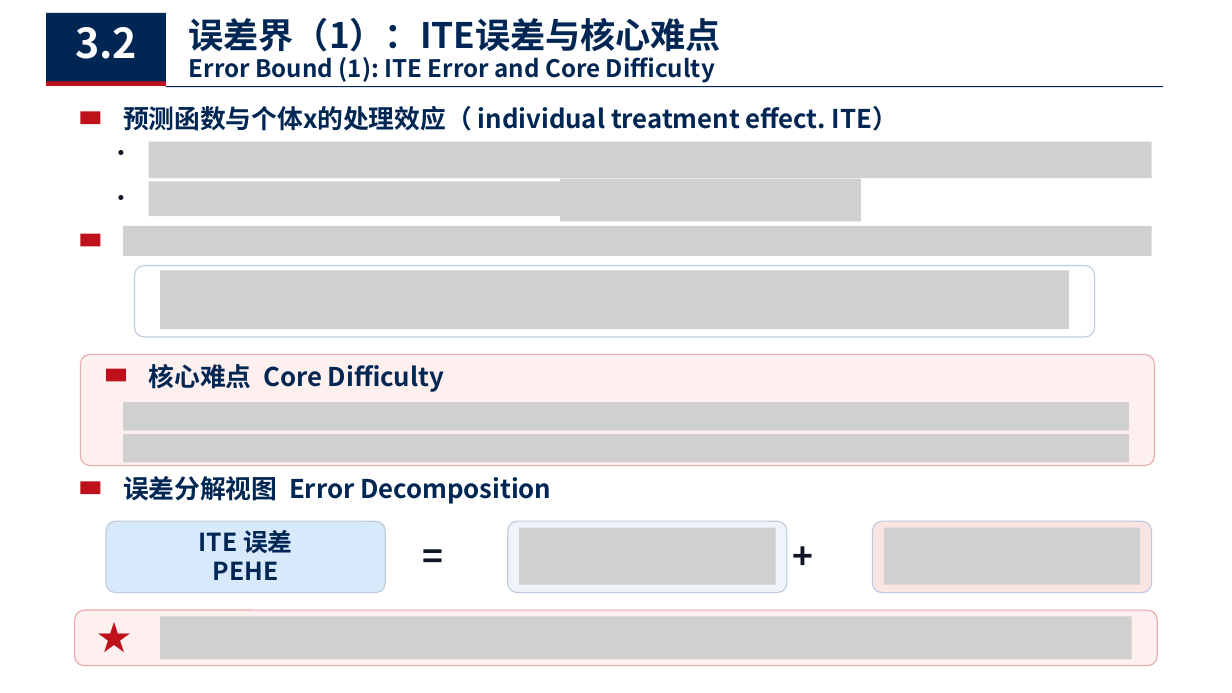
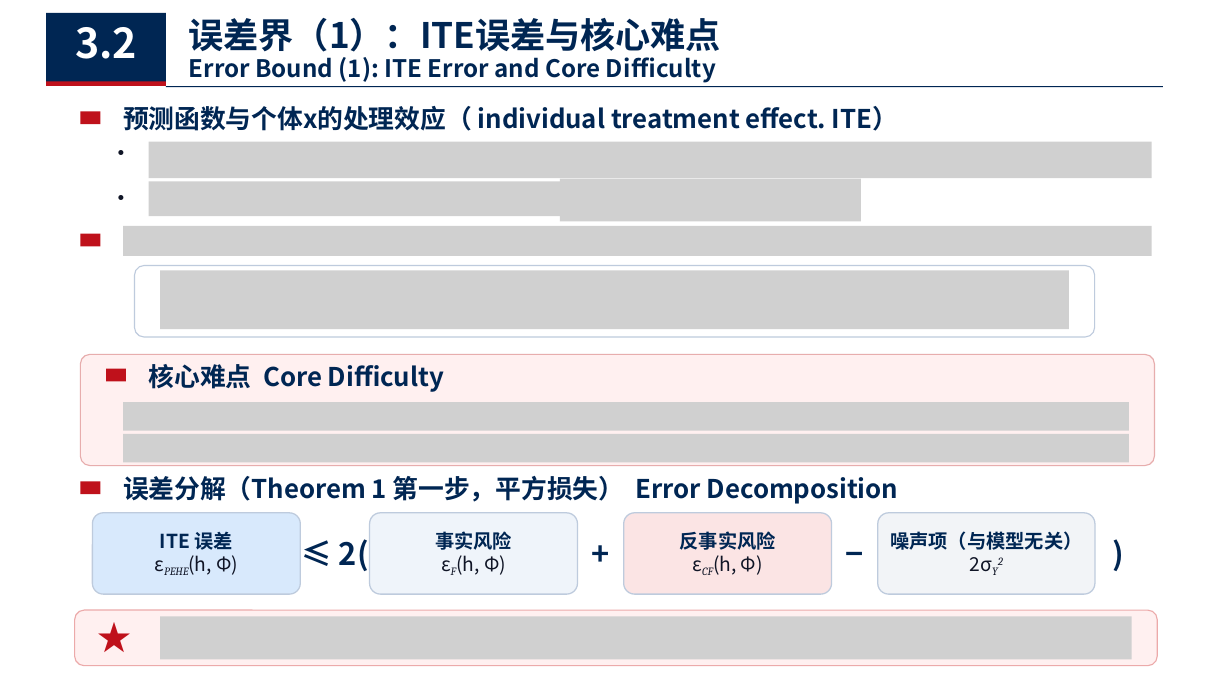
Before and after one commit to chanearly2002/Stastical_Computing, a slide deck: slide 14 of 个体处理效应估计.pptx (slide 10 before the commit). Drawn at 1232x693 pixels with LibreOffice and Linux fonts; fonts in the diff are those of the drawing; grey boxes stand for pictures. Boxes give left, top, right and bottom in pixels: in the first picture for what was removed or moved away, otherwise in the second. Text is boxed around its words. In the diff, an @@ line names an element or a change of style, - is before the commit and + after.

```diff
--- a/个体处理效应估计.pptx
+++ b/个体处理效应估计.pptx
@@ text at (123, 476, 898, 504): text changed @@
-误差分解视图 Error Decomposition
+误差分解（Theorem 1 第一步，平方损失） Error Decomposition
@@ text "ITE 误差": place and size @@
-text "ITE 误差" at (199, 530, 293, 580)
+text "ITE 误差" at (160, 532, 238, 575)
@@ rounded rectangle: place and size @@
-rounded rectangle at (106, 521, 385, 592)
+rounded rectangle at (92, 513, 300, 594)
@@ rounded rectangle at (92, 513, 300, 594): outline #BECBDD 0.87 pt to #BECBDD 1 pt @@
@@ text at (160, 532, 232, 550): size 19.3 to 15 pt in "ITE 误差" @@
@@ text added at (339, 539, 369, 571), 24 pt, text #002653, bold @@
+≤ 2(
@@ rounded rectangle added at (370, 513, 578, 594), fill #EFF4FA, outline #BECBDD 1 pt @@
@@ text added at (435, 531, 512, 575), 15 pt, text #101526 @@
+事实风险
+εF(h, Φ)
@@ picture removed at (519, 528, 775, 585) @@
@@ text at (578, 513, 624, 594): text changed; size 27.6 to 24 pt; text colour #101526 to #002653 @@
-=
++
@@ rounded rectangle: place and size @@
-rounded rectangle at (508, 521, 787, 592)
+rounded rectangle at (624, 513, 832, 594)
@@ rounded rectangle at (624, 513, 832, 594): fill #EFF4FA to #FBE4E4; outline #BECBDD 0.87 pt to #BECBDD 1 pt @@
@@ text added at (680, 531, 776, 575), 15 pt, text #101526 @@
+反事实风险
+εCF(h, Φ)
@@ text at (832, 513, 878, 594): text changed; size 27.6 to 24 pt; text colour #101526 to #002653 @@
-+
+−
@@ rounded rectangle: place and size @@
-rounded rectangle at (872, 521, 1152, 592)
+rounded rectangle at (878, 513, 1095, 594)
@@ rounded rectangle at (878, 513, 1095, 594): fill #FBE4E4 to #F2F4F7; outline #BECBDD 0.87 pt to #BECBDD 1 pt @@
@@ picture removed at (884, 528, 1140, 585) @@
@@ text added at (890, 531, 1082, 550), 15 pt, text #002653, bold @@
+噪声项（与模型无关）
+2σY2
@@ text added at (1095, 513, 1141, 594), 24 pt, text #002653, bold @@
+)
@@ text at (188, 555, 238, 575): text changed; size 19.3 to 15 pt; text colour #002653 to #101526; bold off @@
-PEHE
+εPEHE(h, Φ)
```
Also in this commit, not shown: 9 other slides changed, 4 slides added, 1 other file.
